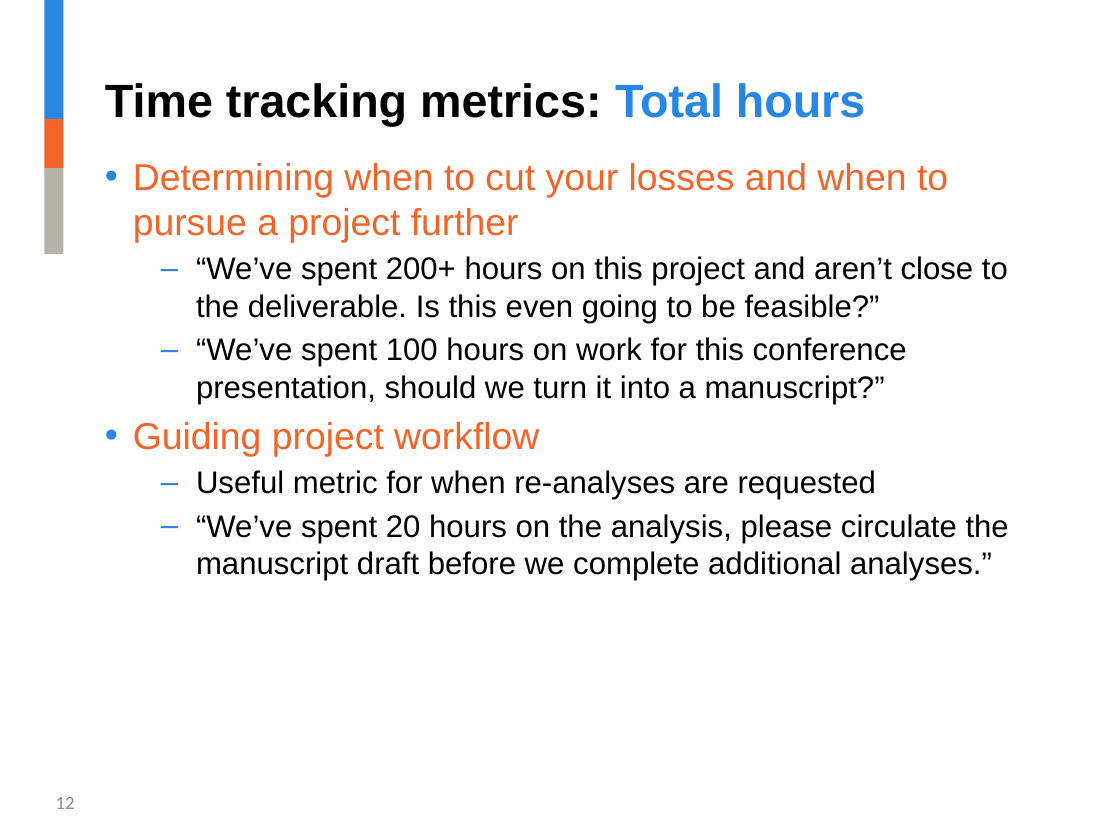
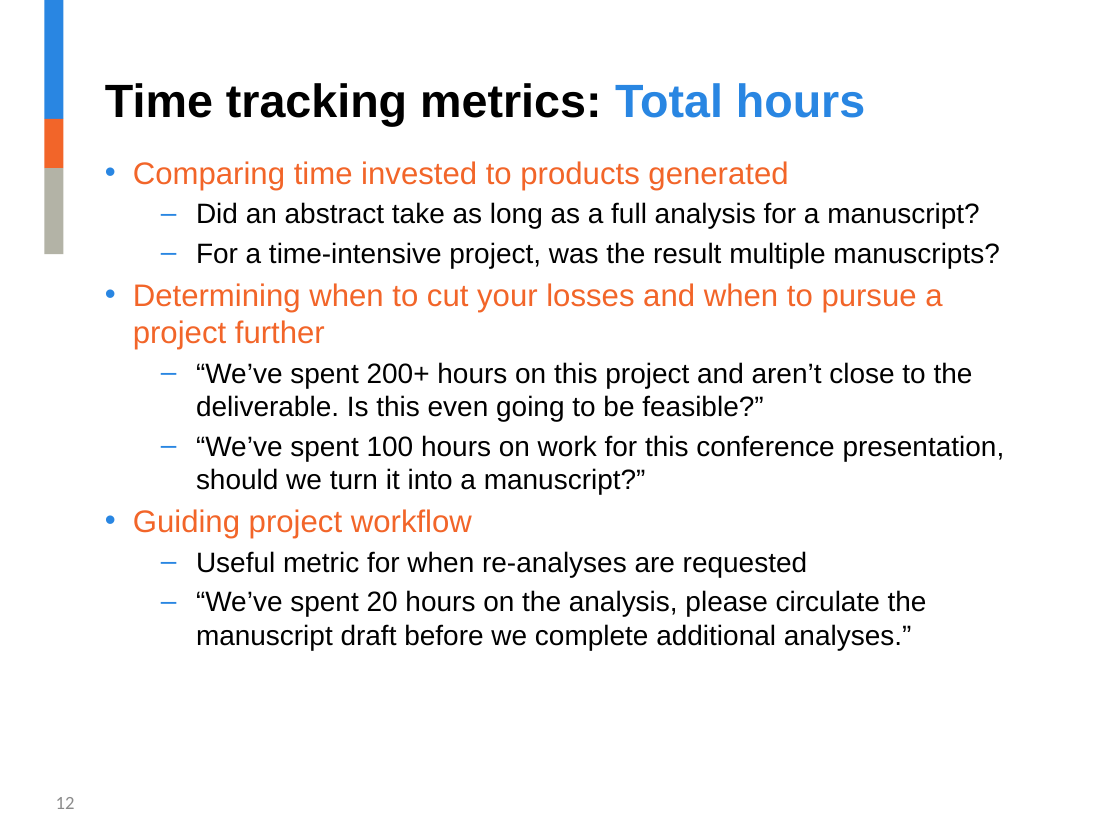
Before and after one commit to jalavery/timetrackR, a slide deck: slide 12 of RLadies timetrackR Presentation.pptx. Drawn at 1120x840 pixels with LibreOffice and Linux fonts; fonts in the diff are those of the drawing; background and template pictures are left out. Boxes give left, top, right and bottom in pixels: in the first picture for what was removed or moved away, otherwise in the second. Text is boxed around its words. In the diff, an @@ line names an element or a change of style, - is before the commit and + after.

```diff
--- a/RLadies timetrackR Presentation.pptx
+++ b/RLadies timetrackR Presentation.pptx
@@ text at (133, 161, 999, 268): paragraphs added @@
+• Comparing time invested to products generated
+  – Did an abstract take as long as a full analysis for a manuscript?
+  – For a time-intensive project, was the result multiple manuscripts?
@@ text at (133, 283, 1005, 650): size 24 to 20 pt in "Determining when to cut your losses and ...", "Guiding project workflow"; size 20 to 18 pt in "“We’ve spent 200+ hours on this project ...", "“We’ve spent 100 hours on work for ...", "Useful metric for when re-analyses are requested", "“We’ve spent 20 hours on the analysis, ..." @@
```
Also in this commit, not shown: 4 other slides changed, 1 other file.
